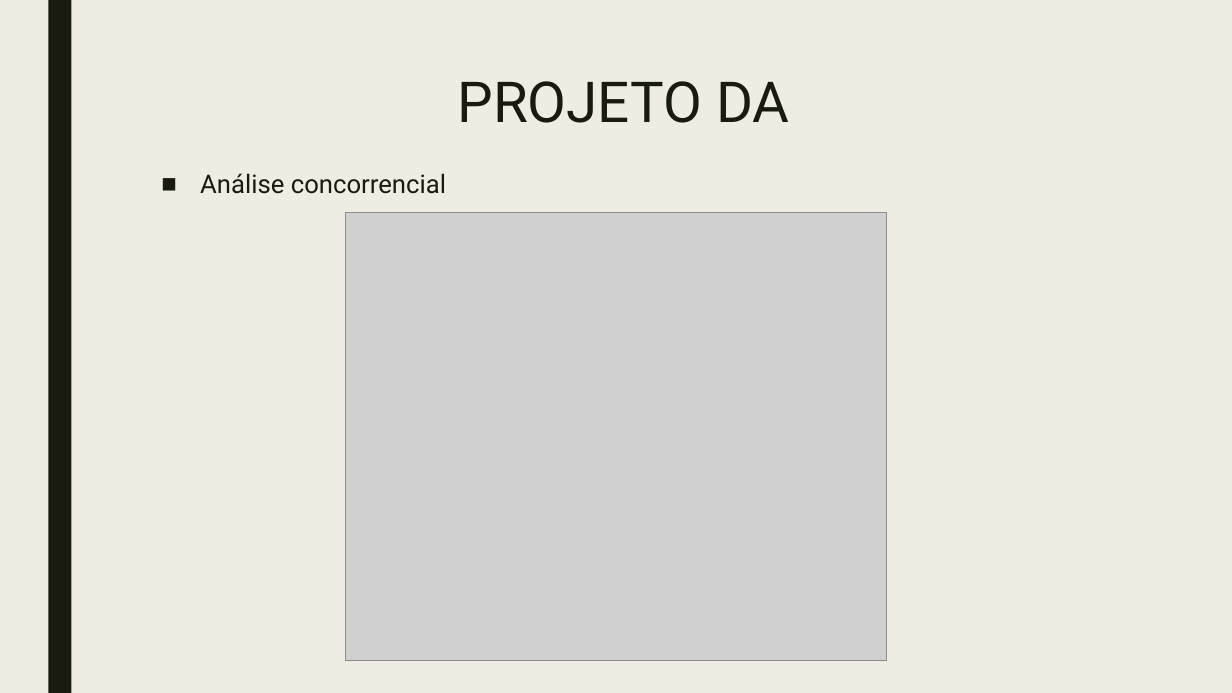
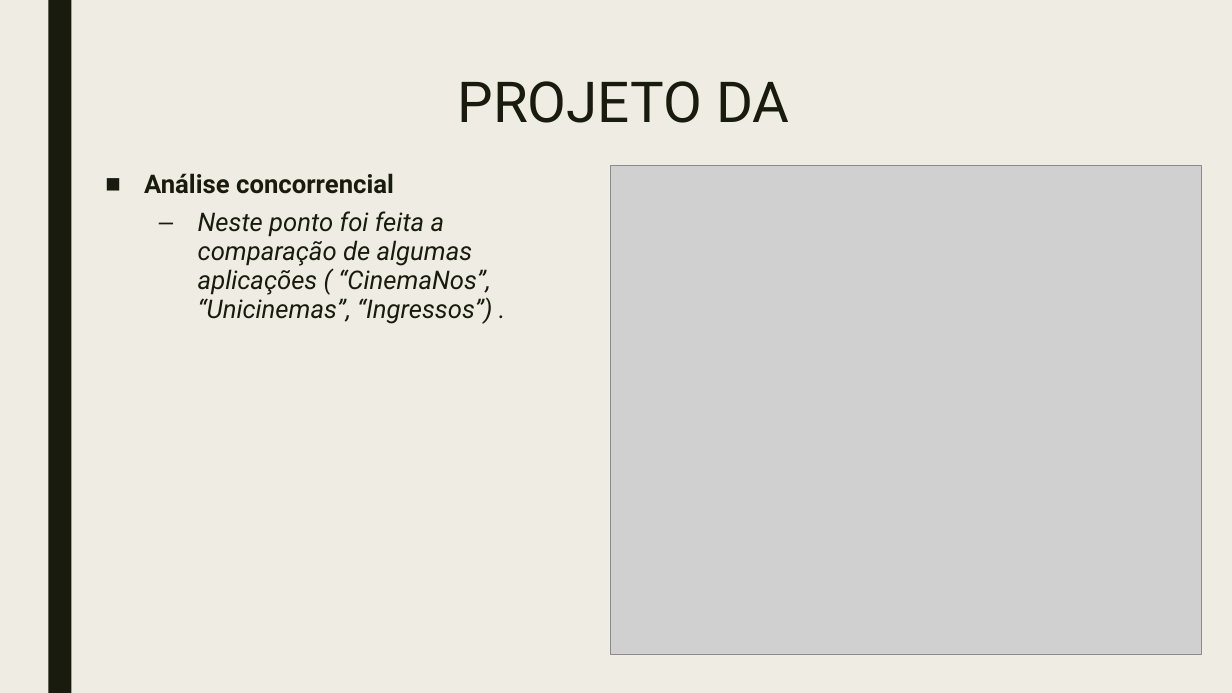
Before and after one commit to doomiinguees/PSI_PWS_PLC, a slide deck: slide 11 of doc/Metodologias de Desenvolvimento de Software.pptx. Drawn at 1232x693 pixels with LibreOffice and Linux fonts; fonts in the diff are those of the drawing; grey boxes stand for pictures. Boxes give left, top, right and bottom in pixels: in the first picture for what was removed or moved away, otherwise in the second. Text is boxed around its words. In the diff, an @@ line names an element or a change of style, - is before the commit and + after.

```diff
--- a/doc/Metodologias de Desenvolvimento de Software.pptx
+++ b/doc/Metodologias de Desenvolvimento de Software.pptx
@@ text "Análise concorrencial": place and size @@
-text "Análise concorrencial" at <box>200,173,446,194</box>
+text "Análise concorrencial" at <box>144,173,492,324</box>
@@ text at <box>144,173,394,194</box>: bold on in "Análise concorrencial" @@
@@ picture: place and size @@
-picture at <box>346,213,886,660</box>
+picture at <box>611,165,1202,654</box>
@@ text at <box>198,211,492,324</box>: paragraph added @@
+  – Neste ponto foi feita a comparação de algumas aplicações ( “CinemaNos”, “Unicinemas”, “Ingressos”) .
```
Also in this commit, not shown: 6 other slides changed.
